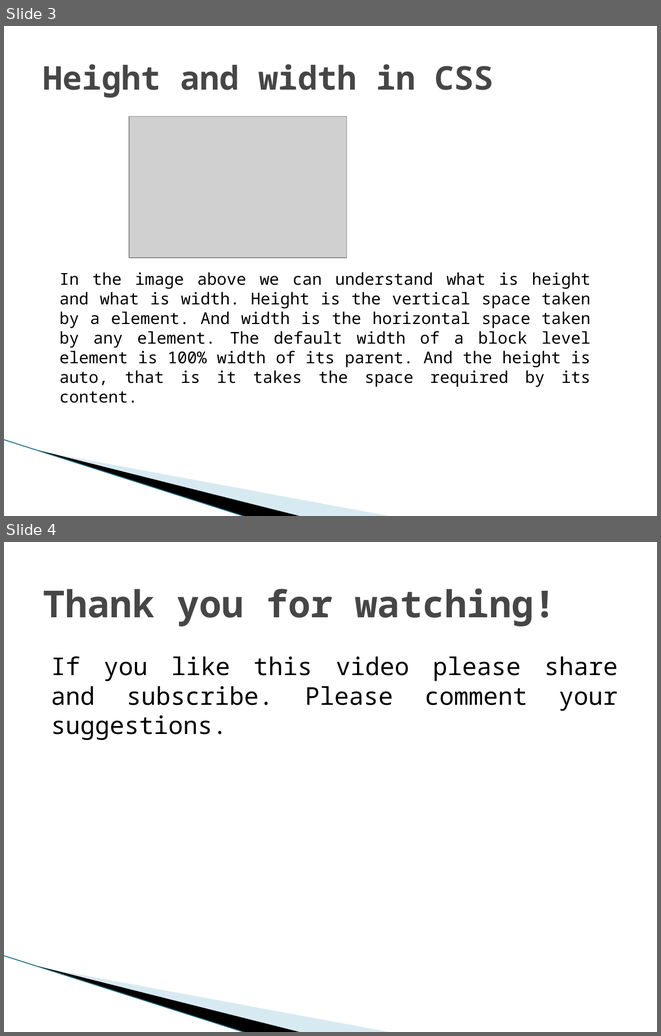
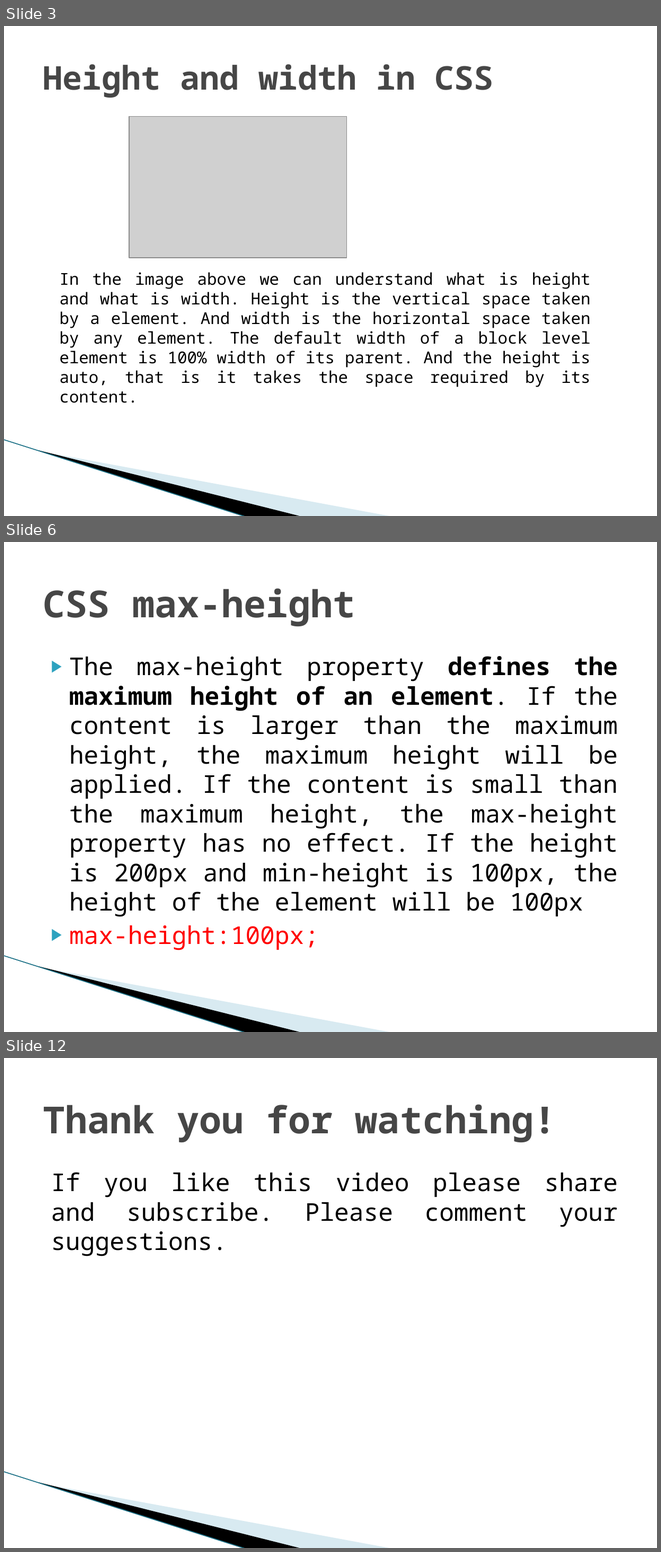
Before and after one commit to biswajitpoddar/youtubeDocuments, a slide deck: CSS PowerPoints/6. CSS Height and Width.pptx. Shown one above the other, each under a label of ours: slides 3 and 4 before the commit, slides 3, 6 and 12 after it; the slides between them are not shown. The pictures are 661x1036 and 661x1552 pixels, drawn with LibreOffice and Linux fonts; fonts in the diff are those of the drawing; grey boxes stand for pictures; background and template pictures are left out. Boxes give left, top, right and bottom in pixels: in the first picture for what was removed or moved away, otherwise in the second. Text is boxed around its words. In the diff, an @@ line names an element or a change of style, - is before the commit and + after.

```diff
--- a/CSS PowerPoints/6. CSS Height and Width.pptx
+++ b/CSS PowerPoints/6. CSS Height and Width.pptx
@@ slide 6 added at (4,542,657,1032), background #FFFFFF; not listed: 3 template elements that a slide beside it also shows @@
@@ title added at (43,588,355,626), 41 pt, text #464646, bold @@
+CSS max-height
@@ text added at (69,656,618,950), 27 pt, text #000000 @@
+▶ The max-height property defines the maximum height of an element. If the content is larger than the maximum height, the maximum height will be applied. If the content is small than the maximum height, the max-height property has no effect. If the height is 200px and min-height is 100px, the height of the element will be 100px
+▶ max-height:100px;
@@ what was slide 4 is now slide 12 @@
```
Also in this commit, not shown: 7 other slides added, 2 other files.
